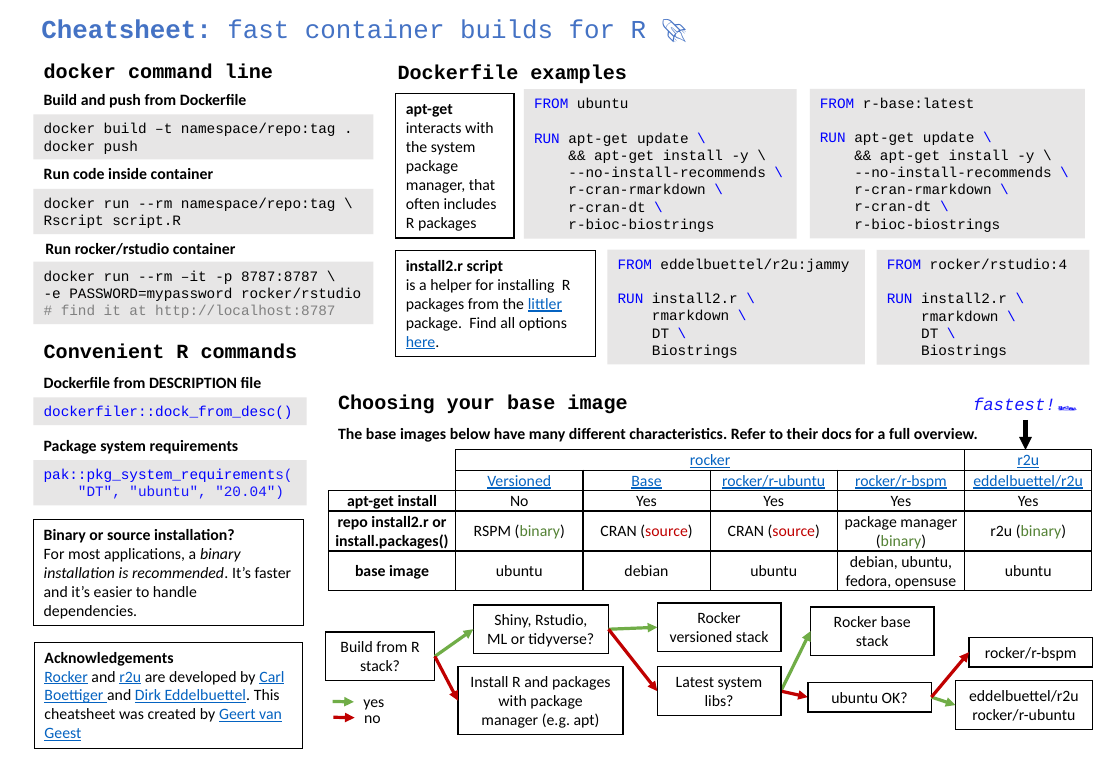
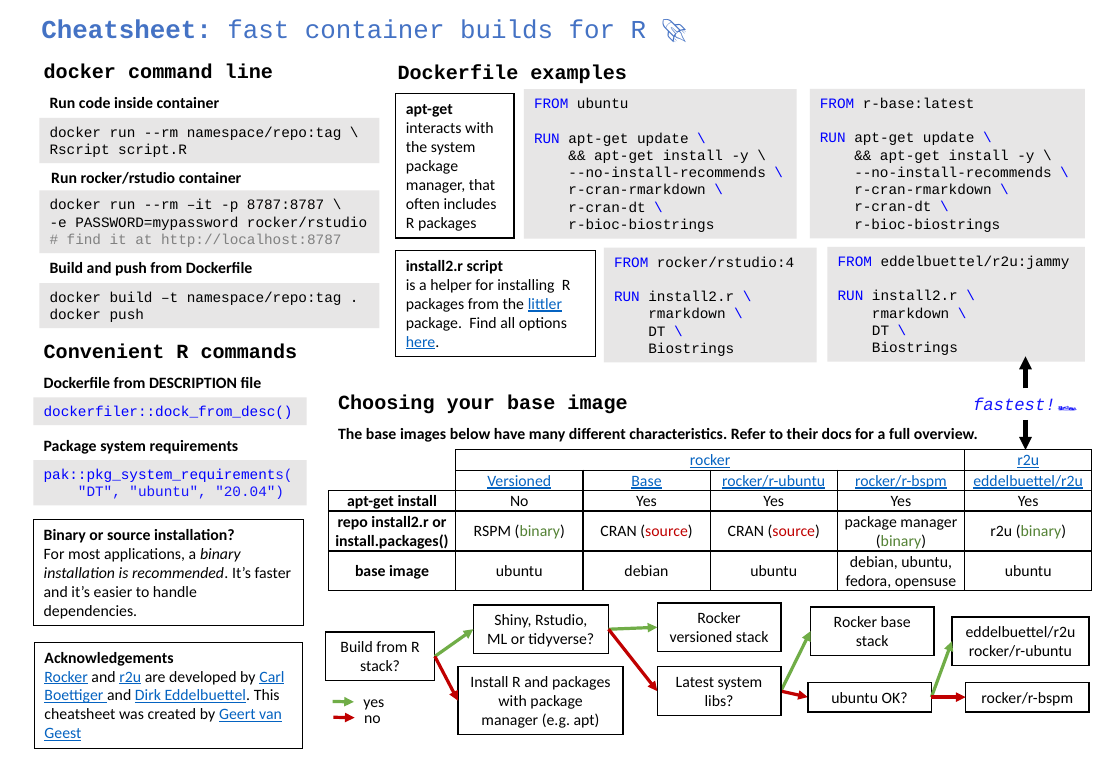
Before and after one commit to sib-swiss/containers-introduction-training, a slide deck: slide 1 of r-docker-cheatsheet/r-docker-cheatsheet.pptx. Drawn at 1120x775 pixels with LibreOffice and Linux fonts; fonts in the diff are those of the drawing. Boxes give left, top, right and bottom in pixels: in the first picture for what was removed or moved away, otherwise in the second. Text is boxed around its words. In the diff, an @@ line names an element or a change of style, - is before the commit and + after.

Commit message:
updates cheatsheet

```diff
--- a/r-docker-cheatsheet/r-docker-cheatsheet.pptx
+++ b/r-docker-cheatsheet/r-docker-cheatsheet.pptx
@@ 2 rectangles, 2 texts: place and size @@
-2 rectangles, 2 texts at (33,168,373,325)
+2 rectangles, 2 texts at (39,97,380,253)
@@ text "Build and push from Dockerfile": place and size @@
-text "Build and push from Dockerfile" at (44,94,246,108)
+text "Build and push from Dockerfile" at (50,262,252,276)
@@ rectangle "FROM rocker/rstudio:4": place and size @@
-rectangle "FROM rocker/rstudio:4" at (877,250,1090,365)
+rectangle "FROM rocker/rstudio:4" at (604,248,817,363)
@@ rectangle "FROM eddelbuettel/r2u:jammy": place and size @@
-rectangle "FROM eddelbuettel/r2u:jammy" at (608,250,866,365)
+rectangle "FROM eddelbuettel/r2u:jammy" at (827,247,1085,362)
@@ rectangle "docker build –t namespace/repo:tag .": place and size @@
-rectangle "docker build –t namespace/repo:tag ." at (33,115,373,160)
+rectangle "docker build –t namespace/repo:tag ." at (39,283,380,329)
@@ arrow added from (1026, 389) to (1026, 357), #000000 3 pt @@
@@ rectangle "eddelbuettel/r2u": place and size @@
-rectangle "eddelbuettel/r2u" at (956,682,1093,730)
+rectangle "eddelbuettel/r2u" at (952,617,1090,666)
@@ arrow moved from (932, 698) - (956, 705) to (932, 698) - (952, 642) @@
@@ rectangle "rocker/r-bspm": place and size @@
-rectangle "rocker/r-bspm" at (969,638,1093,668)
+rectangle "rocker/r-bspm" at (966,683,1090,713)
@@ arrow moved from (932, 698) - (969, 653) to (932, 698) - (966, 698) @@
```
